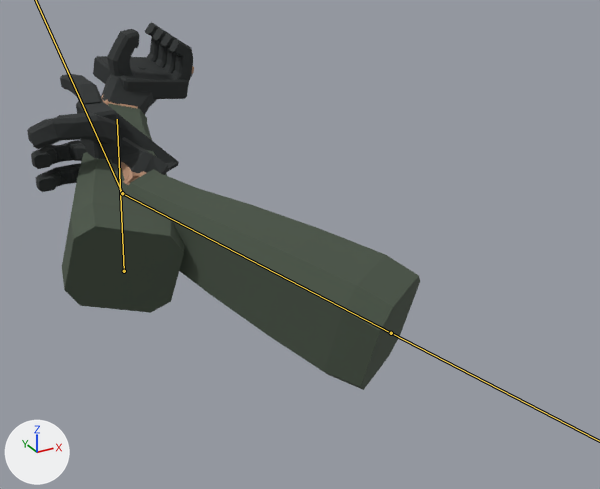
What one commit did to the glTF model assets/models/characters/weapon_grips_original/machine_gun/arms_firstperson.glb.
Rendered twice from a 50 mm camera at (-0.323, -0.637, 0.291) aimed at (0.092, 0.118, -0.086). The axes (+X, +Y, +Z) are drawn at lower left. The lights are the same throughout. The picture after the commit comes second. The bones that change, and the others that lie on the model, are drawn over the model as lines.

The first picture shows 'Arm_L', 'Arm_R', 'Index_R', 'Little_L', 'Little_R', 'Middle_R', 'Ring_R', 'Thumb_L', 'Thumb_R' and 3 more.
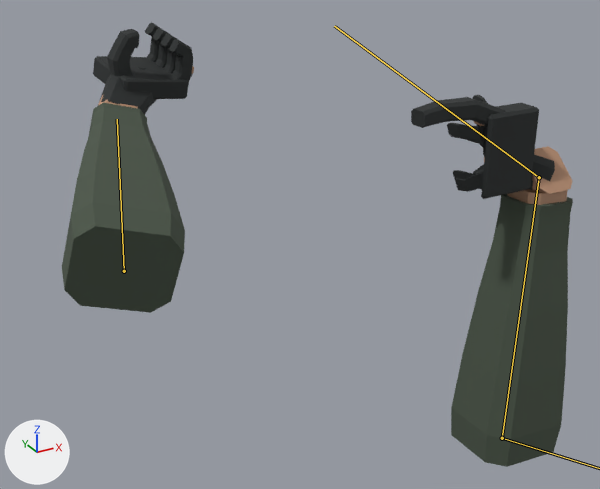
The newer file adds an action. The first version stands in its rest pose; the second is drawn at frame 21 of the action 'reload_mag_mg'.

What differs and where, as boxes [x1, y1, x2, y2] in the pictures (600 x 489 px):
'Arm_R', posed (64% narrower, 26% taller)
    before: [76, 101, 420, 390]
    after: [451, 103, 573, 467]
'Index_R', posed
    before: [60, 74, 108, 105]
    after: [411, 97, 505, 128]
'Thumb_R', posed (mostly hidden afterwards)
    before: [29, 112, 118, 149]
    after: [472, 95, 488, 104]
'Ring_R', posed
    before: [31, 140, 87, 169]
    after: [455, 158, 485, 192]
'Little_R', posed
    before: [36, 163, 81, 192]
    after: [453, 170, 482, 190]
'Middle_R', posed (mostly hidden before)
    before: [27, 118, 53, 143]
    after: [447, 123, 488, 147]
bone 'Forearm_R', root to tip
    before: (391, 333) to (122, 193)
    after: (502, 438) to (539, 177)

What the commit changed:
Bone 'UpperArm_R' (bone_upperarm_r) turns from (0, 0, 0) to (-39, -6, -37) degrees about its own x, y and z.
Bone 'Forearm_R' (bone_forearm_r) turns from (0, 0, 0) to (92, -21, 94) degrees about its own x, y and z.
Bone 'Hand_R' (bone_hand_r) turns from (0, 0, 0) to (-73, 18, 29) degrees about its own x, y and z.
